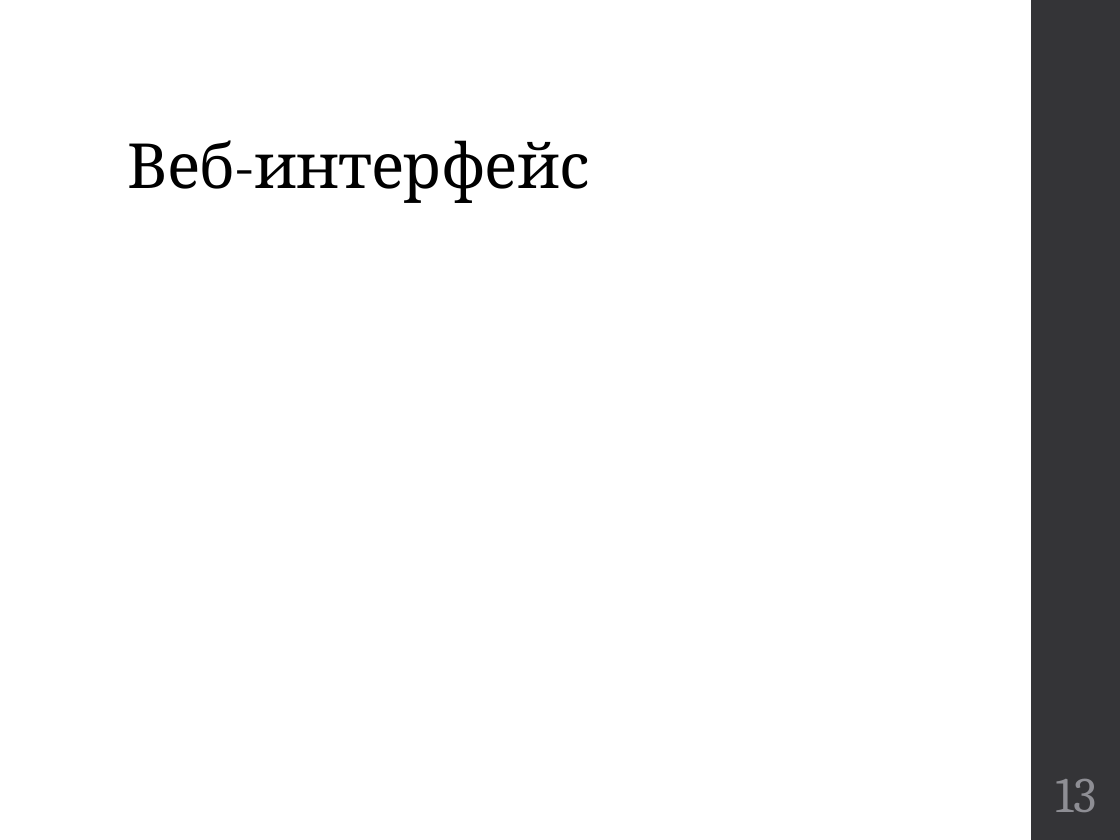
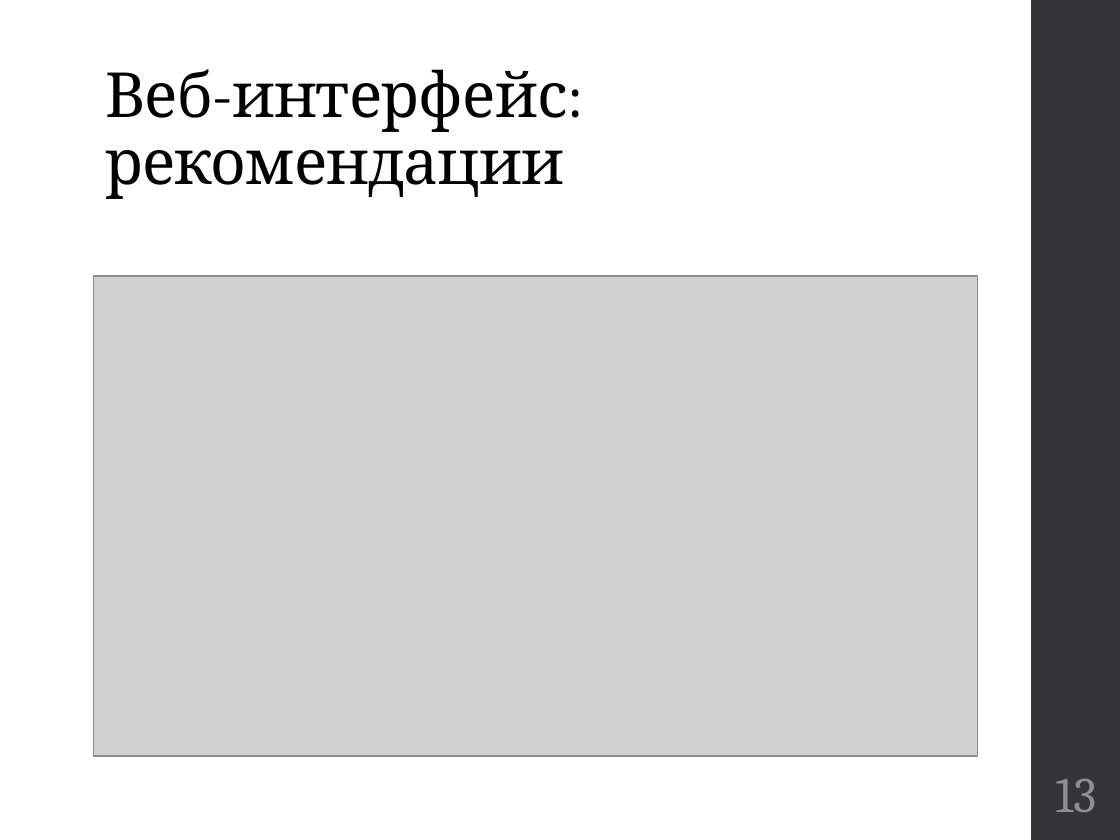
Before and after one commit to kwadraterry/diploma, a slide deck: slide 13 of Отчет/Доклад Неповинных.pptx. Drawn at 1120x840 pixels with LibreOffice and Linux fonts; fonts in the diff are those of the drawing; grey boxes stand for pictures. Boxes give left, top, right and bottom in pixels: in the first picture for what was removed or moved away, otherwise in the second. Text is boxed around its words. In the diff, an @@ line names an element or a change of style, - is before the commit and + after.

```diff
--- a/Отчет/Доклад Неповинных.pptx
+++ b/Отчет/Доклад Неповинных.pptx
@@ title at (105,69,584,199): text changed @@
-Веб-интерфейс
+Веб-интерфейс: рекомендации
@@ picture added at (94,276,978,756) @@
```
Also in this commit, not shown: 1 other slide changed, 2 slides added, 1 slide removed.
